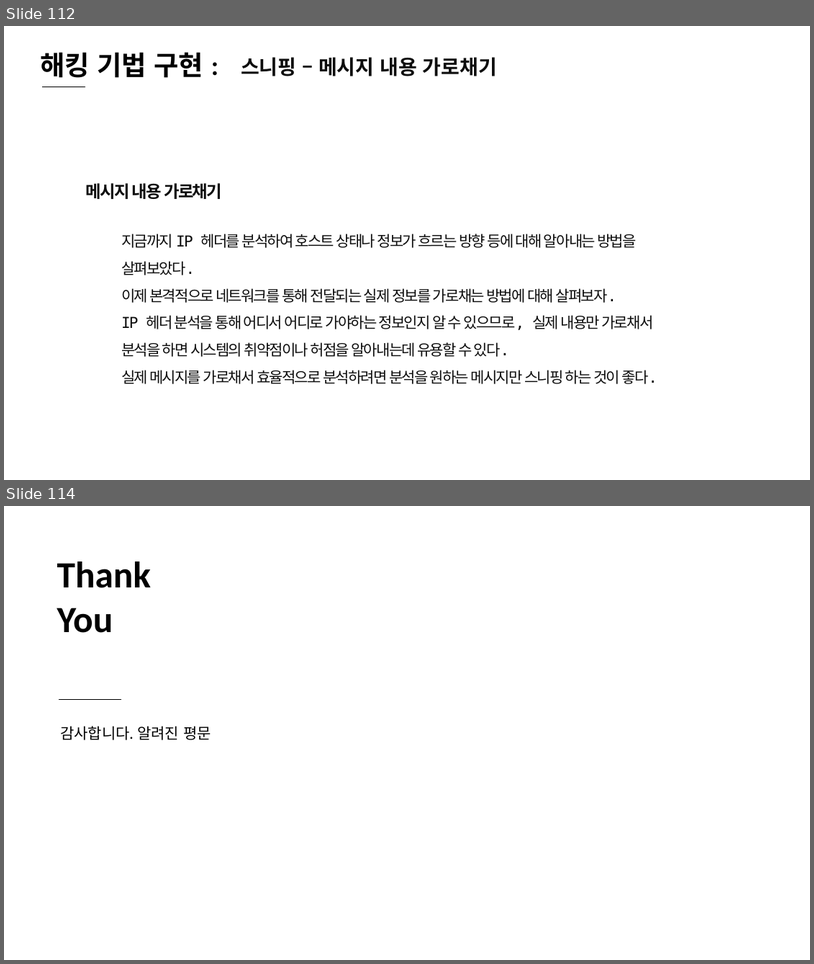
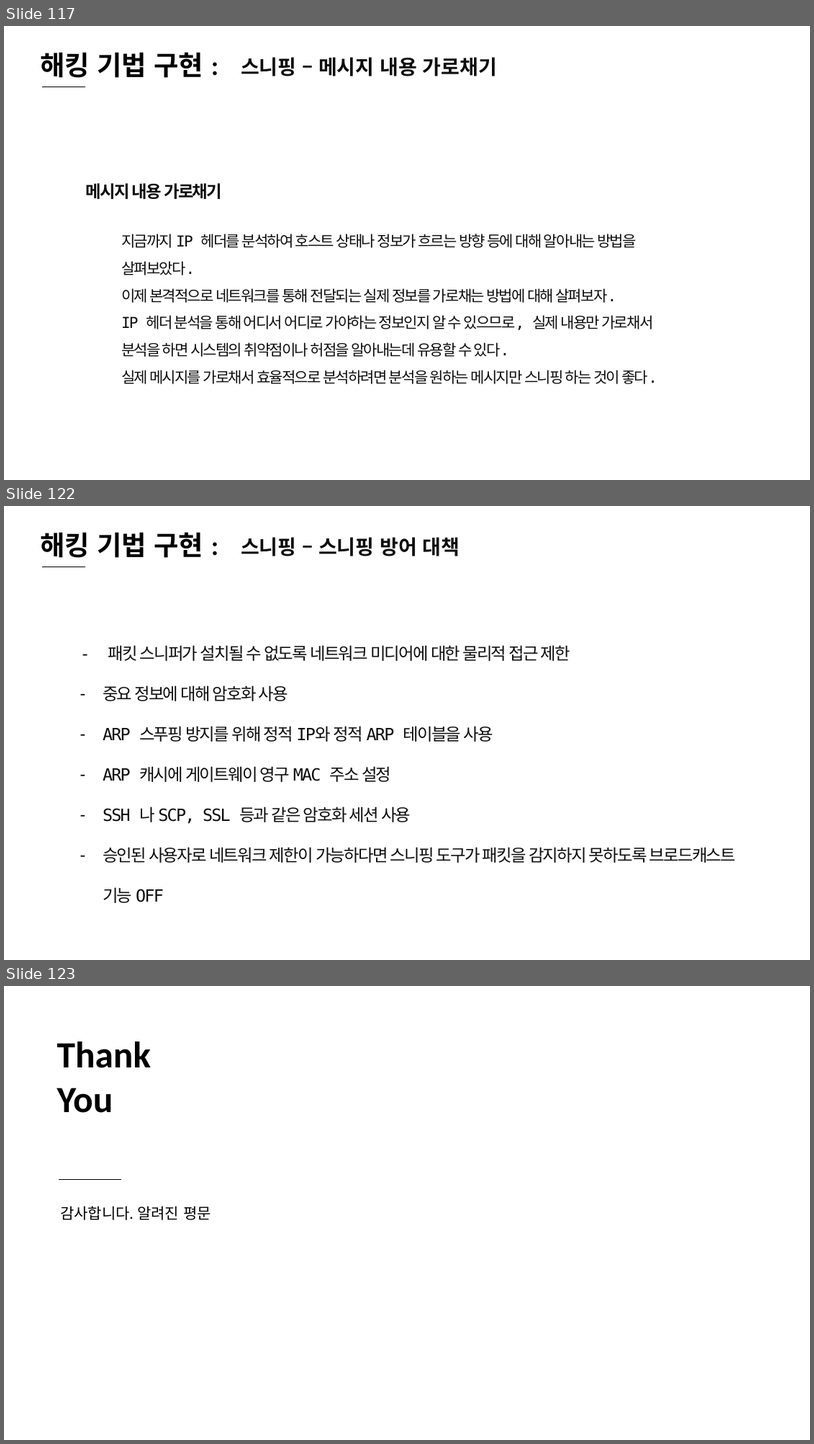
Before and after one commit to sky7th/White-Hat-Python, a slide deck: White Hat Python-1.pptx. Shown one above the other, each under a label of ours: slides 112 and 114 before the commit, slides 117, 122 and 123 after it; the slides between them are not shown. The pictures are 814x964 and 814x1444 pixels, drawn with LibreOffice and Linux fonts; fonts in the diff are those of the drawing. Boxes give left, top, right and bottom in pixels: in the first picture for what was removed or moved away, otherwise in the second. Text is boxed around its words. In the diff, an @@ line names an element or a change of style, - is before the commit and + after.

```diff
--- a/White Hat Python-1.pptx
+++ b/White Hat Python-1.pptx
@@ slide 122 added at (x1=4, y1=506, x2=810, y2=960), background #FFFFFF @@
@@ text added at (x1=40, y1=532, x2=203, y2=558), 32 pt, text #000000, bold @@
+해킹 기법 구현 :
@@ text added at (x1=241, y1=537, x2=460, y2=556), 24 pt, text #0D0D0D, bold @@
+스니핑 – 스니핑 방어 대책
@@ line added from (42, 567) to (85, 567), #000000 0.5 pt @@
@@ text added at (x1=103, y1=645, x2=736, y2=903), 20 pt, text #0D0D0D @@
+- 패킷 스니퍼가 설치될 수 없도록 네트워크 미디어에 대한 물리적 접근 제한
+– 중요 정보에 대해 암호화 사용
+– ARP 스푸핑 방지를 위해 정적 IP와 정적 ARP 테이블을 사용
+– ARP 캐시에 게이트웨이 영구 MAC 주소 설정
+– SSH 나 SCP, SSL 등과 같은 암호화 세션 사용
+– 승인된 사용자로 네트워크 제한이 가능하다면 스니핑 도구가 패킷을 감지하지 못하도록 브로드캐스트 기능 OFF
@@ what was slide 112 is now slide 117 @@
@@ what was slide 114 is now slide 123 @@
```
Also in this commit, not shown: 5 slides changed, 9 other slides added, 1 slide removed.
